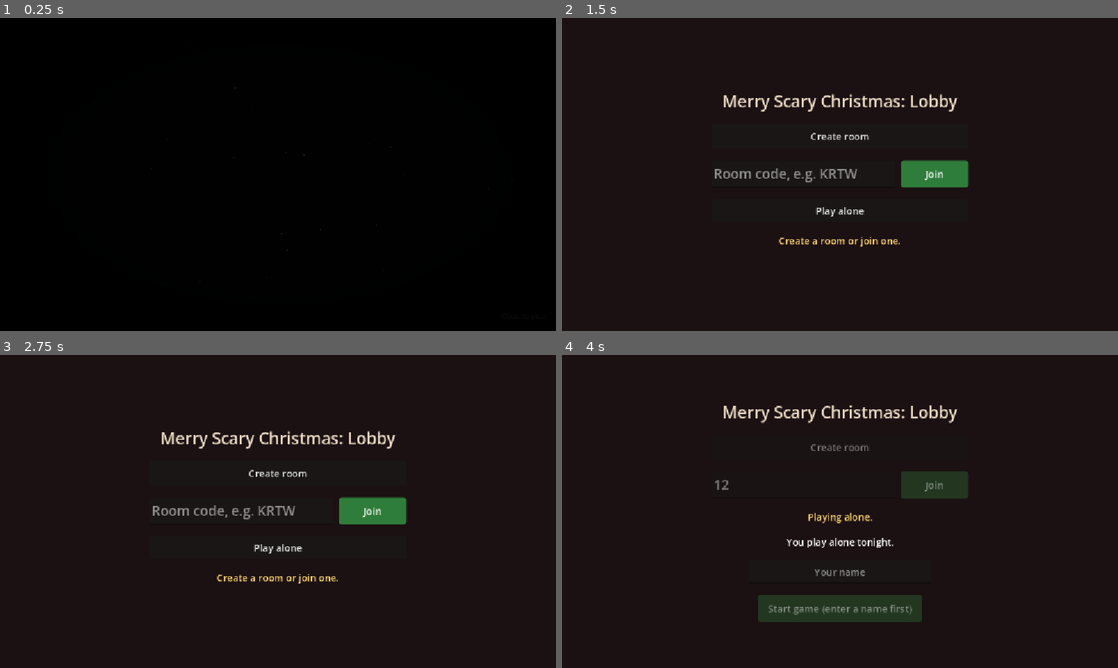
Above: before the commit, frames 1-4 (two rows, left to right).
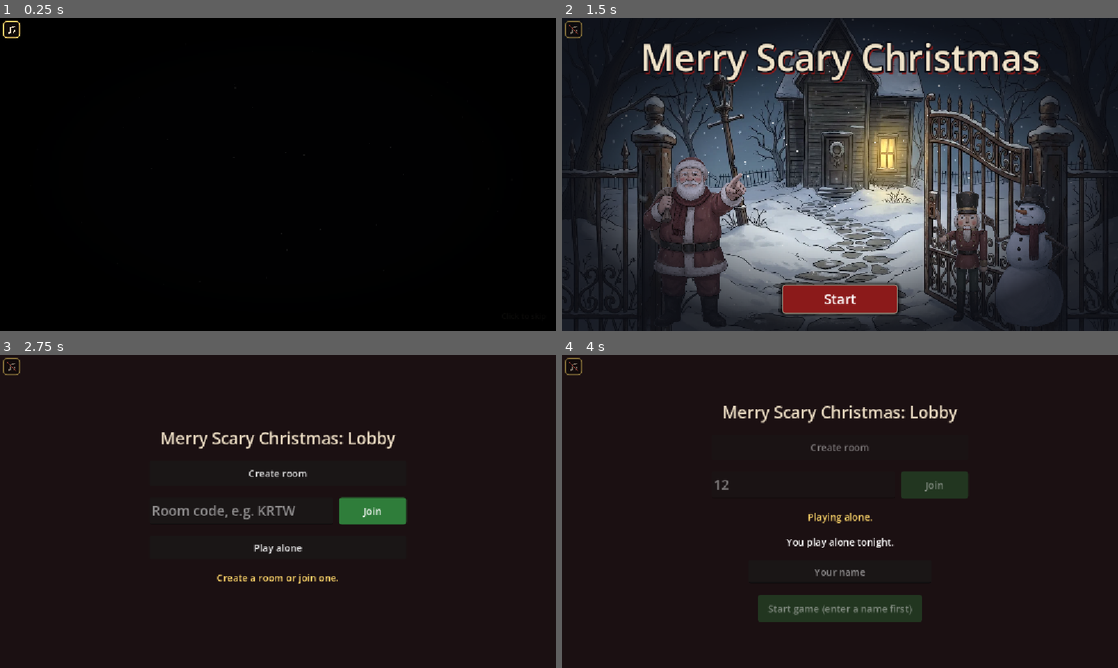
Above: after the commit, the same moments.

Repository: laraglueck/Merry-Scary-Christmas
Game: Godot game, scene res://scenes/main.tscn
Two runs of this game, one before a commit and one after it. Both use one fixed random seed, a clock stepped at 60 frames per second and the inputs below. Sound files missing from this copy of the repository are replaced by a short silence.
Inputs (mouse positions are in pixels of both pictures, inside the frame that each line leads up to):
- Up to frame 1 (0.25 s): no input
- Up to frame 2 (1.5 s): click (573, 30) at 0.52 s; click (840, 299) at 1.25 s, where only the run before the commit has a clickable "Start"
- Up to frame 3 (2.75 s): click (278, 636) at 2 s, where only the run after the commit has a clickable "Start"
- Up to frame 4 (4 s): click (801, 511) at 2.77 s; type "12" at 2.85 s; click "Play alone" at 3.5 s

The runs differ from the first frame. In frame 1, less than 0.1% of the frame differs, in the area x 0-4%, y 0-7%; in frame 2, 57%, in the area x 0-100%, y 0-100%; in frame 3, less than 0.1%; in frame 4, less than 0.1%.

Commit message:
Add a music on/off button (spec 33)
A small note button in the top left on every screen. Off: the note is
crossed out, the button greyed, and the menu, house and ending music pause.
Only for this device. Tests for the toggle, the ending music, and that it
covers no button in the hall or any room.

Co-Authored-By: Claude Opus 5.5 <noreply@anthropic.com>

Diff:
--- a/godot/scripts/ending.gd
+++ b/godot/scripts/ending.gd
@@ -146,6 +146,15 @@
 	player.stream = load(SOUNDS + file_name)
 	add_child(player)
 	player.play()
+	if file_name.begins_with("music_"):
+		player.add_to_group("music")  # the music button pauses it (spec 33)
+		player.stream_paused = not music_allowed()
+
+
+# Spec 33: the music button lives in main.gd, this screen's parent.
+func music_allowed() -> bool:
+	var main := get_parent()
+	return main == null or main.get("music_enabled") != false
 
 
 # "Presents found: 2 of 3", and for a win the time that was left.
--- a/godot/scripts/main.gd
+++ b/godot/scripts/main.gd
@@ -48,6 +48,9 @@
 var menu_music_on := false   # spec 23: true while the menu music plays, only on the title (the tests read this)
 var house_music: AudioStreamPlayer
 var house_music_on := false  # spec 22: true while the house music plays (the tests read this)
+var music_enabled := true    # spec 33: the music button on this device (off pauses both musics)
+var music_button: Button
+var _music_icon: Control
 var clock_label: Label
 var power_button: Button  # the hero's power, once per game (under the clock)
 var power_message: Label  # playtest: what a power did, right under the button (not covered)
@@ -71,6 +74,7 @@
 	_build_clock()
 	_build_inventory()
 	_build_pause()
+	_build_music_button()
 	net.changed.connect(_update_screen)
 	net.game_changed.connect(_update_screen)
 	_update_screen()
@@ -150,6 +154,7 @@
 		return
 	if on:
 		music.play()
+		music.stream_paused = not music_enabled  # spec 33: switched off stays off
 	else:
 		music.stop()
 
@@ -420,8 +425,55 @@
 		return  # the test run has no sound card
 	if in_house:
 		house_music.play()
+		house_music.stream_paused = not music_enabled  # spec 33: switched off stays off
 	else:
 		house_music.stop()
+
+
+# ---------- music on/off (spec 33) ----------
+
+# A small square in the top left, on every screen: a music note, crossed out and greyed
+# while the music is off. Only for this device.
+func _build_music_button() -> void:
+	music_button = Button.new()
+	music_button.name = "MusicButton"
+	music_button.set_anchors_preset(Control.PRESET_TOP_LEFT)
+	# 36 px, close to the corner: the living room's window starts at x 44 (it is clickable too).
+	music_button.offset_left = 6
+	music_button.offset_right = 42
+	music_button.offset_top = 6
+	music_button.offset_bottom = 42
+	ButtonStyle.make_clickable(music_button)
+	music_button.focus_mode = Control.FOCUS_NONE  # Space/Enter stay with the game
+	music_button.pressed.connect(toggle_music)
+	get_node("ClockLayer").add_child(music_button)
+	_music_icon = preload("res://scripts/music_icon.gd").new()
+	_music_icon.name = "MusicIcon"
+	_music_icon.set_anchors_preset(Control.PRESET_FULL_RECT)
+	_music_icon.offset_left = 7
+	_music_icon.offset_top = 7
+	_music_icon.offset_right = -7
+	_music_icon.offset_bottom = -7
+	_music_icon.mouse_filter = Control.MOUSE_FILTER_IGNORE
+	music_button.add_child(_music_icon)
+	_show_music_state()
+
+
+func toggle_music() -> void:
+	music_enabled = not music_enabled
+	# Paused, not stopped: switched on again, the music goes on where it was.
+	music.stream_paused = not music_enabled
+	house_music.stream_paused = not music_enabled
+	for player in get_tree().get_nodes_in_group("music"):  # e.g. the ending's music box
+		if is_ancestor_of(player):
+			player.stream_paused = not music_enabled
+	_show_music_state()
+
+
+func _show_music_state() -> void:
+	_music_icon.crossed = not music_enabled
+	music_button.modulate = Color.WHITE if music_enabled else Color(0.65, 0.65, 0.65, 0.75)
+	music_button.tooltip_text = "Music off" if music_enabled else "Music on"
 
 
 # ---------- pause (spec 26) ----------
--- /dev/null
+++ b/godot/scripts/music_icon.gd
@@ -0,0 +1,34 @@
+# The music note in the music button (spec 33), drawn in code: two notes joined by a beam.
+# Crossed out with a slanted line while the music is off.
+extends Control
+
+const NOTE := Color("e8d9c0")    # cream, like the other buttons' text
+const STRIKE := Color("ff6b5a")  # the line through the note
+
+var crossed := false:
+	set(value):
+		crossed = value
+		queue_redraw()
+
+
+func _draw() -> void:
+	var s := minf(size.x, size.y)
+	var o := (size - Vector2(s, s)) / 2.0  # centred in the button
+	var p := func(x: float, y: float) -> Vector2: return o + Vector2(x, y) * s
+	var stem := maxf(1.5, s * 0.07)
+	# The two note heads: slanted ovals.
+	for head in [p.call(0.28, 0.78), p.call(0.72, 0.68)]:
+		draw_set_transform(head, -0.4, Vector2(1.0, 0.72))
+		draw_circle(Vector2.ZERO, s * 0.13, NOTE)
+	draw_set_transform(Vector2.ZERO)
+	# The stems, from the right edge of each head up to the beam.
+	draw_line(p.call(0.39, 0.74), p.call(0.39, 0.24), NOTE, stem)
+	draw_line(p.call(0.83, 0.64), p.call(0.83, 0.14), NOTE, stem)
+	# The beam joining them at the top.
+	draw_colored_polygon(PackedVector2Array([
+		p.call(0.39 - 0.035, 0.24), p.call(0.83 + 0.035, 0.14),
+		p.call(0.83 + 0.035, 0.27), p.call(0.39 - 0.035, 0.37)]), NOTE)
+	if crossed:
+		# A dark edge first, so the line stays visible on the cream note.
+		draw_line(p.call(0.1, 0.1), p.call(0.9, 0.9), Color(0, 0, 0, 0.8), stem * 2.4)
+		draw_line(p.call(0.1, 0.1), p.call(0.9, 0.9), STRIKE, stem * 1.3)
--- a/godot/tests/test_main.gd
+++ b/godot/tests/test_main.gd
@@ -550,3 +550,78 @@
 	assert_true(rect.position.y >= button.end.y and rect.end.y < 360, "right under the power button, far from the bottom bar")
 	mains[2].close_power_message()
 	assert_eq(box.visible, false, "a click closes it")
+
+
+# ---------- music on/off (spec 33) ----------
+
+func test_music_button_switches_the_music_off_and_on() -> void:
+	var main := make_main_device("MusicButton")
+	main.story_done = true
+	main._update_screen()
+	var button: Button = main.find_child("MusicButton", true, false)
+	assert_true(button != null and button.is_visible_in_tree(), "the music button on the title")
+	if button == null:
+		return
+	var icon: Node = button.find_child("MusicIcon", true, false)
+	assert_true(icon != null, "a drawn note in the button")
+	assert_eq(main.get("music_enabled"), true, "music on at the start")
+	assert_eq(icon.get("crossed"), false, "the note is not crossed out")
+	main.music.play()  # the test run starts no music by itself
+	main.house_music.play()
+	button.pressed.emit()
+	assert_eq(main.get("music_enabled"), false, "off after a click")
+	assert_true(main.get_node("Music").stream_paused and main.get_node("HouseMusic").stream_paused, "both music players paused")
+	assert_eq(icon.get("crossed"), true, "the note crossed out")
+	assert_true(button.modulate.v < 0.9 and button.modulate.a < 1.0, "the button greyed out")
+	assert_eq(button.tooltip_text, "Music on", "says what a click does")
+	button.pressed.emit()
+	assert_eq(main.get("music_enabled"), true, "on again")
+	assert_true(not main.get_node("Music").stream_paused and not main.get_node("HouseMusic").stream_paused, "both music players go on")
+	assert_eq(icon.get("crossed"), false, "the note back")
+	assert_eq(button.modulate, Color.WHITE, "not greyed any more")
+	assert_eq(button.tooltip_text, "Music off", "says what a click does")
+	main.music.stop()
+	main.house_music.stop()
+
+
+func test_music_button_in_the_hall_covers_nothing() -> void:
+	tree.root.size = Vector2i(1152, 648)
+	var mains: Array = await make_started_mains(47690)
+	assert_true(await wait_until(screens_are(mains, "hall")), "in the hall")
+	await wait_frames(3)
+	var button: Button = mains[0].find_child("MusicButton", true, false)
+	assert_true(button != null and button.is_visible_in_tree(), "the music button in the hall")
+	if button == null:
+		return
+	var m := button.get_global_rect()
+	assert_true(m.position.x < 40 and m.position.y < 30 and m.size.x <= 48, "small, top left: %s" % m)
+	for other in mains[0].find_children("*", "Control", true, false):
+		if other == button or button.is_ancestor_of(other) or not other.is_visible_in_tree():
+			continue
+		if other is BaseButton or other.name in ["ClockLabel", "PenaltyLabel", "InventoryBar"]:
+			assert_true(not m.intersects(other.get_global_rect()), "covers %s" % other.name)
+	# And in every room: no button of the room under it.
+	for i in 3:
+		light_fuse(mains[i].net, i)
+	await wait_until(func(): return mains[0].net.game["puzzle"]["fuses"].all(func(f): return f["solved"]))
+	for place in ["living_room", "bathroom", "bedroom", "attic"]:
+		mains[0].net.send_action("go_to", {"place": "hall"})
+		await wait_until(screens_are(mains, "hall"))
+		mains[0].net.send_action("go_to", {"place": place})
+		assert_true(await wait_until(screens_are(mains, place)), "in the " + place)
+		await wait_frames(3)
+		for other in mains[0].screen.find_children("*", "BaseButton", true, false):
+			if other.is_visible_in_tree():
+				assert_true(not m.intersects(other.get_global_rect()), "%s: the music button covers %s" % [place, other.name])
+
+
+func test_the_ending_music_follows_the_music_button() -> void:
+	var main := make_main_device("EndingMusic")
+	main.toggle_music()  # off
+	var ending: Node = load("res://scenes/ending.tscn").instantiate()
+	ending.place = "merry"
+	main.add_child(ending)
+	assert_eq(ending.music_allowed(), false, "the ending asks main: music is off")
+	main.toggle_music()
+	assert_eq(ending.music_allowed(), true, "and on again")
+	ending.queue_free()
Not shown, added: godot/scripts/music_icon.gd.uid
Not shown, added: specs/33-music-button.md
